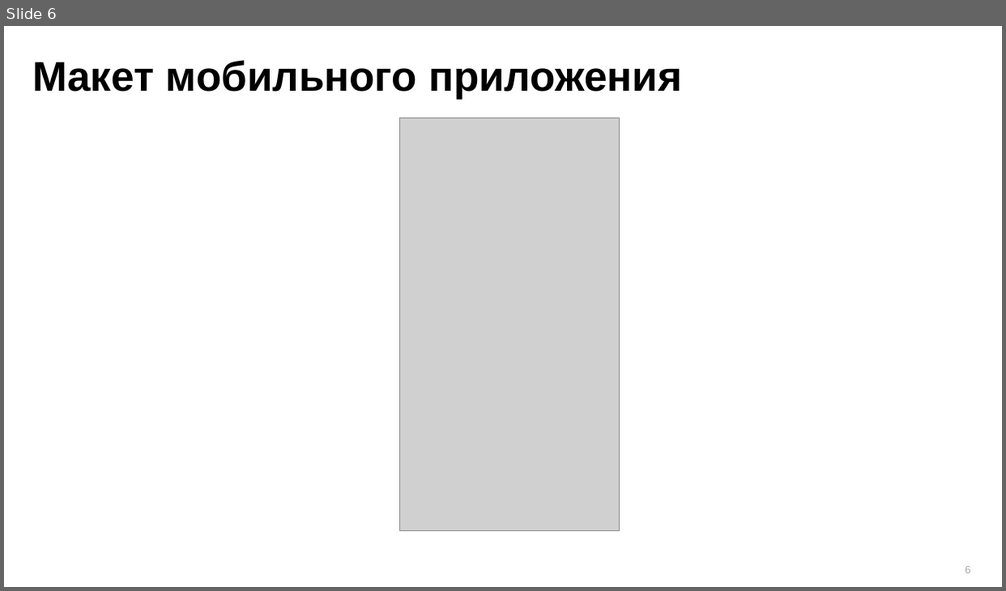
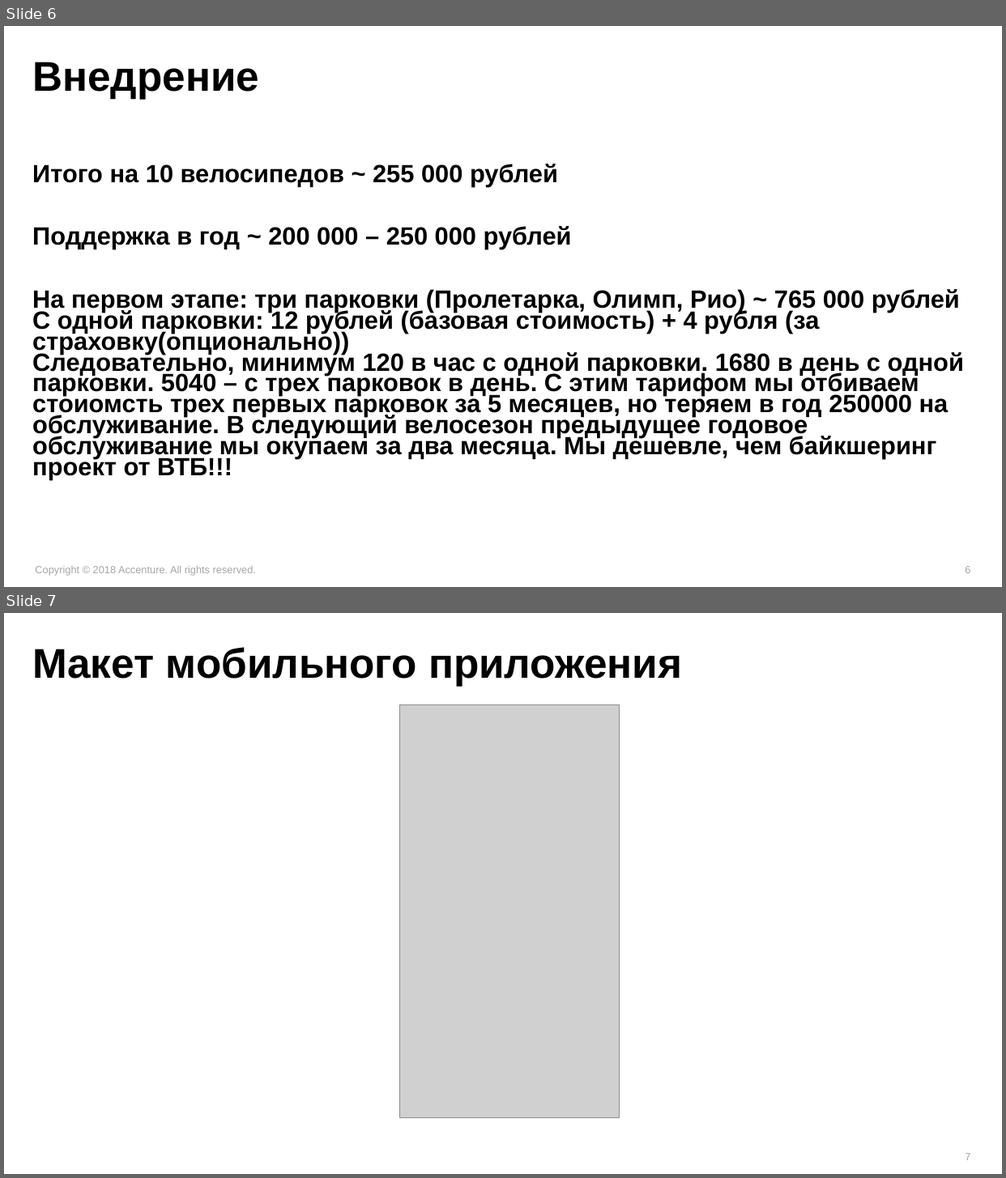
Before and after one commit to BulkSecurityGeneratorProject2/hackathon, a slide deck: Презентация.pptx. Shown one above the other, each under a label of ours: slide 6 before the commit, slides 6 and 7 after it. The pictures are 1006x591 and 1006x1178 pixels, drawn with LibreOffice and Linux fonts; fonts in the diff are those of the drawing; grey boxes stand for pictures. Boxes give left, top, right and bottom in pixels: in the first picture for what was removed or moved away, otherwise in the second. Text is boxed around its words. In the diff, an @@ line names an element or a change of style, - is before the commit and + after.

```diff
--- a/Презентация.pptx
+++ b/Презентация.pptx
@@ slide 6 added at [4, 26, 1002, 587], background #FFFFFF @@
@@ text added at [32, 62, 259, 99], 40 pt, text #000000, bold @@
+Внедрение
@@ text added at [32, 164, 964, 480], 24 pt, text #000000, bold @@
+Итого на 10 велосипедов ~ 255 000 рублей
+Поддержка в год ~ 200 000 – 250 000 рублей
+На первом этапе: три парковки (Пролетарка, Олимп, Рио) ~ 765 000 рублей
+С одной парковки: 12 рублей (базовая стоимость) + 4 рубля (за страховку(опционально))
+Следовательно, минимум 120 в час с одной парковки. 1680 в день с одной парковки. 5040 – с трех парковок в день. С этим тарифом мы отбиваем стоиомсть трех первых парковок за 5 месяцев, но теряем в год 250000 на обслуживание. В следующий велосезон предыдущее годовое обслуживание мы окупаем за два месяца. Мы дешевле, чем байкшеринг проект от ВТБ!!!
@@ text added at [35, 566, 256, 576], 10 pt, text #A6A6A6 @@
+Copyright © 2018 Accenture. All rights reserved.
@@ page number added at [965, 566, 970, 574], 10 pt, text #A6A6A6 @@
+6
@@ what was slide 6 is now slide 7 @@
@@ page number at [965, 1153, 970, 1161]: text changed @@
-6
+7
```
Also in this commit, not shown: 3 slides changed, 1 other file.
